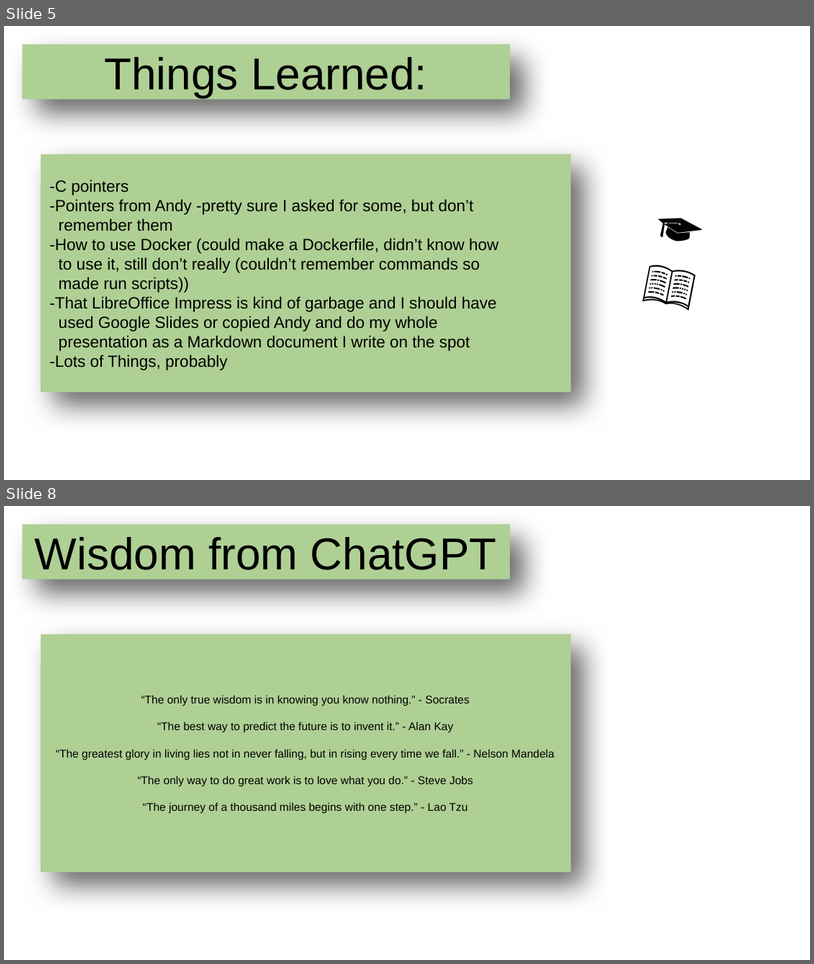
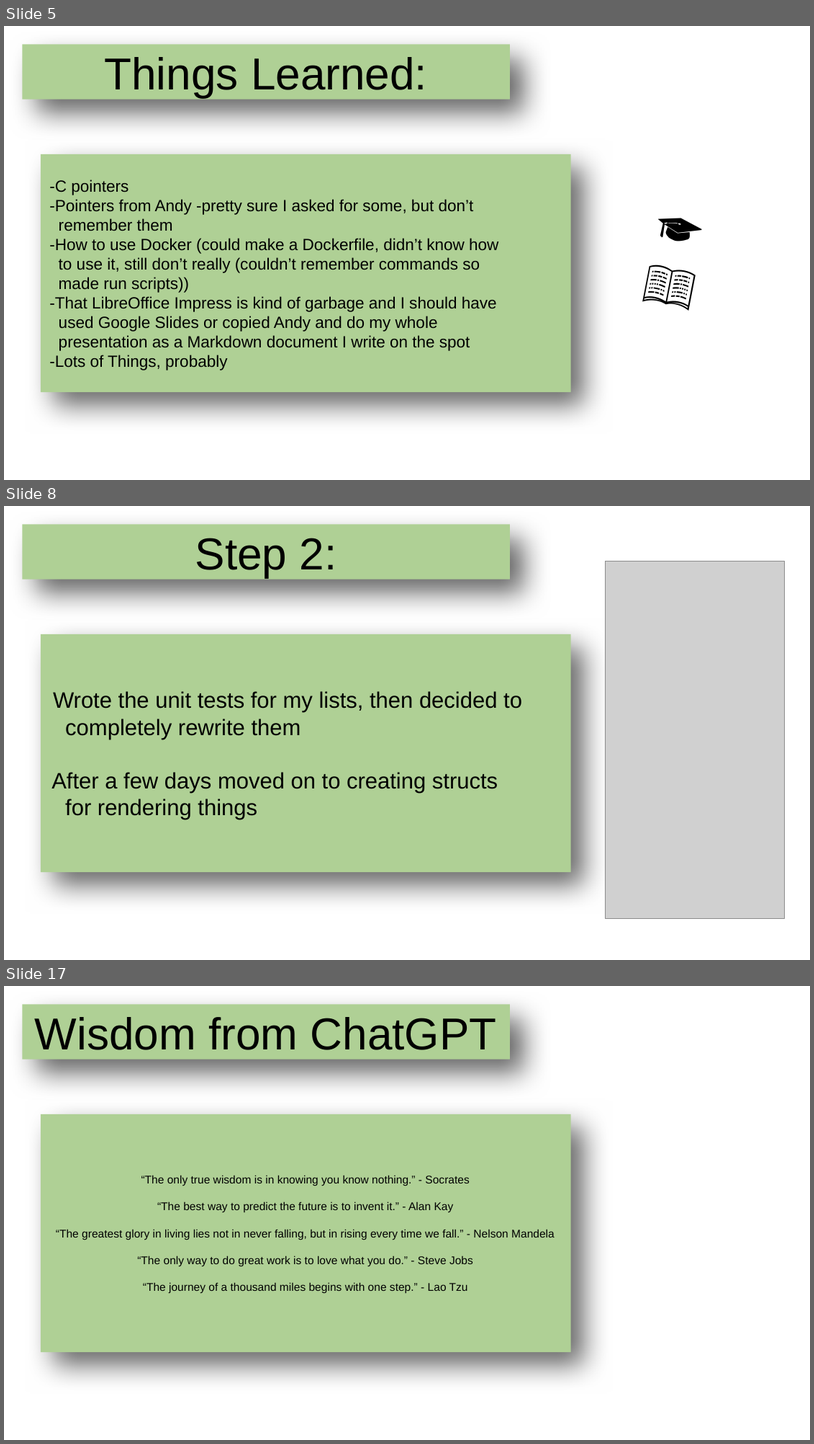
Before and after one commit to echoofskyz/ugrproj, a slide deck: docs/presentation.odp. Shown one above the other, each under a label of ours: slides 5 and 8 before the commit, slides 5, 8 and 17 after it; the slides between them are not shown. The pictures are 814x964 and 814x1444 pixels, drawn with LibreOffice and Linux fonts; fonts in the diff are those of the drawing; grey boxes stand for pictures; background and template pictures are left out. Boxes give left, top, right and bottom in pixels: in the first picture for what was removed or moved away, otherwise in the second. Text is boxed around its words. In the diff, an @@ line names an element or a change of style, - is before the commit and + after.

```diff
--- a/docs/presentation.odp
+++ b/docs/presentation.odp
@@ slide 8 added at <box>4,506,810,960</box>, background picture (left out) @@
@@ title added at <box>22,524,510,579</box>, fill #AFD095, 44 pt, text #000000 @@
+Step 2:
@@ picture added at <box>605,561,784,918</box> @@
@@ title added at <box>41,634,571,872</box>, fill #AFD095, 22 pt, text #000000 @@
+Wrote the unit tests for my lists, then decided to
+completely rewrite them
+After a few days moved on to creating structs
+for rendering things
@@ what was slide 8 is now slide 17 @@
```
Also in this commit, not shown: 2 slides changed, 9 other slides added, 1 slide removed, 2 other files.
